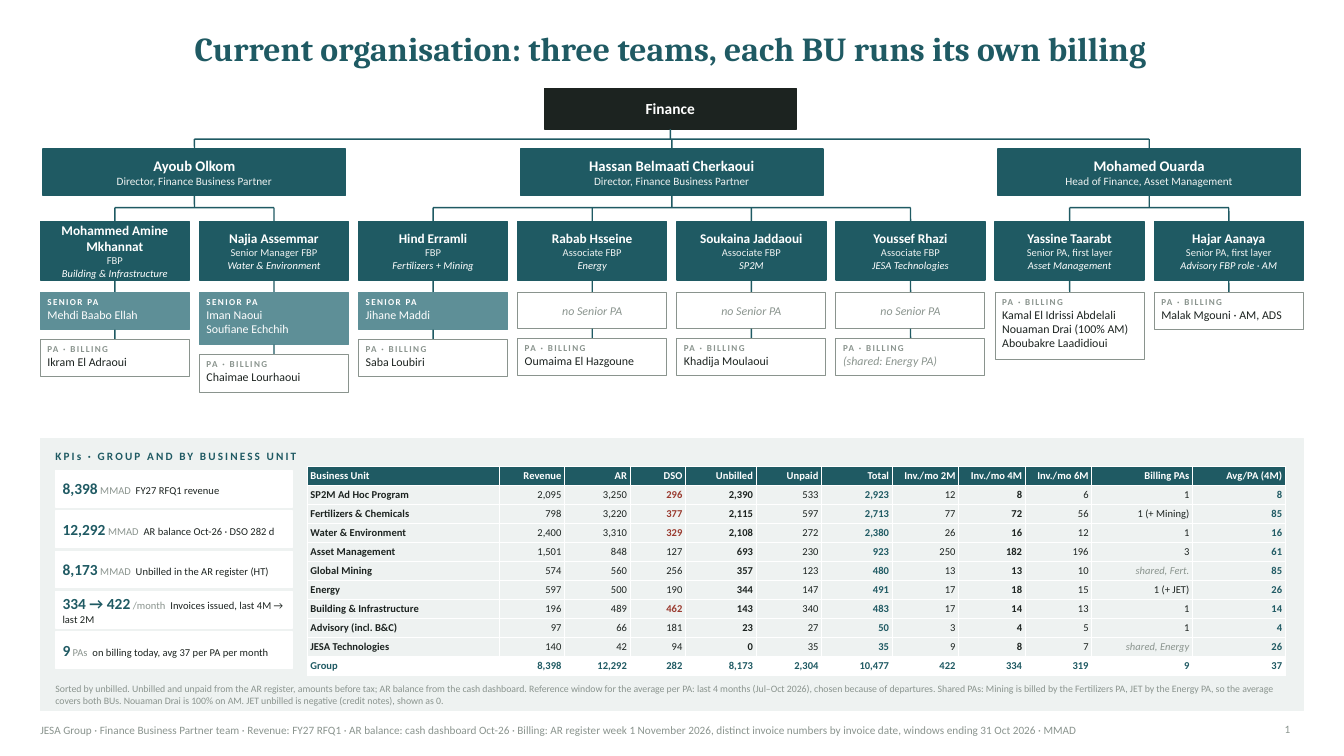
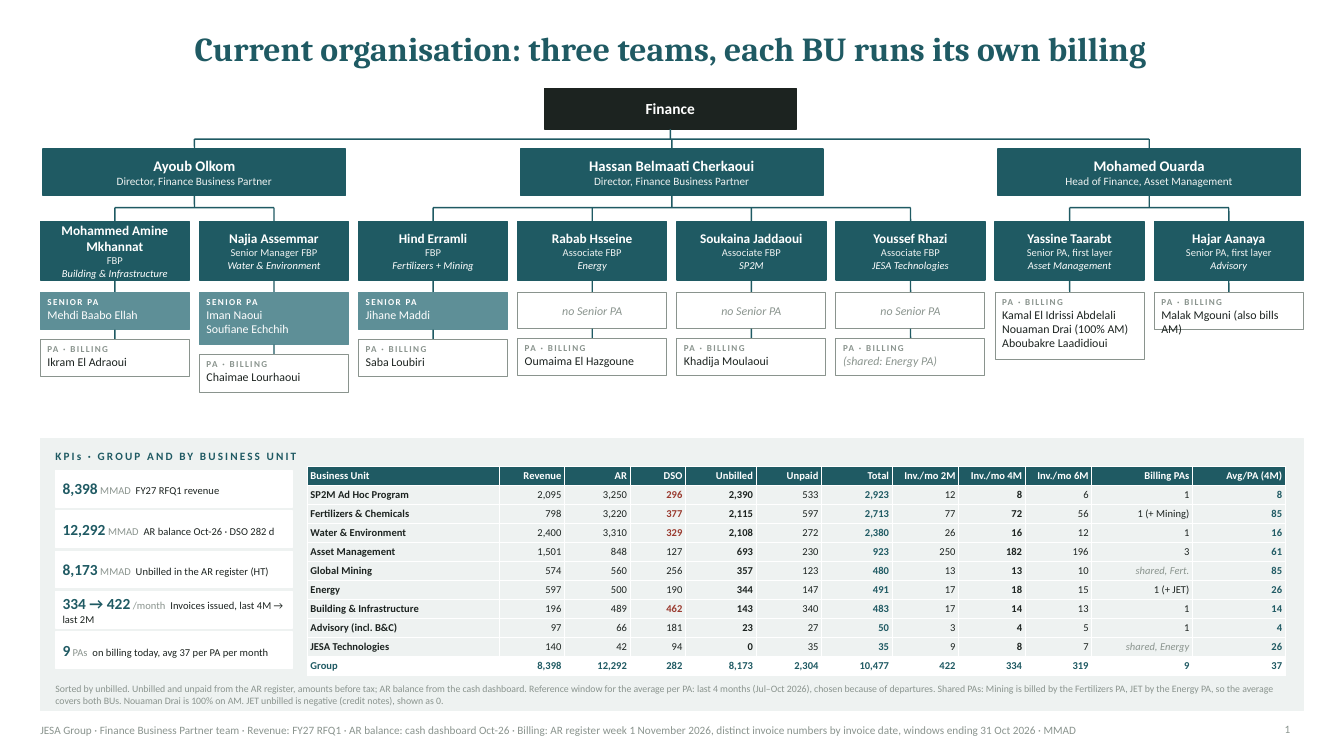
Before and after one commit to cherkaouihassan-art/Skills-Repo, a slide deck: slide 1 of deliverables/FBP_Org_Before_After.pptx. Drawn at 1344x756 pixels with LibreOffice and Linux fonts; fonts in the diff are those of the drawing. Boxes give left, top, right and bottom in pixels: in the first picture for what was removed or moved away, otherwise in the second. Text is boxed around its words. In the diff, an @@ line names an element or a change of style, - is before the commit and + after.

```diff
--- a/deliverables/FBP_Org_Before_After.pptx
+++ b/deliverables/FBP_Org_Before_After.pptx
@@ text at <box>1210,261,1247,271</box>: text changed @@
-Advisory FBP role · AM
+Advisory
@@ text at <box>1161,310,1278,335</box>: text changed @@
-Malak Mgouni · AM, ADS
+Malak Mgouni (also bills AM)
```
Also in this commit, not shown: 1 other file.
